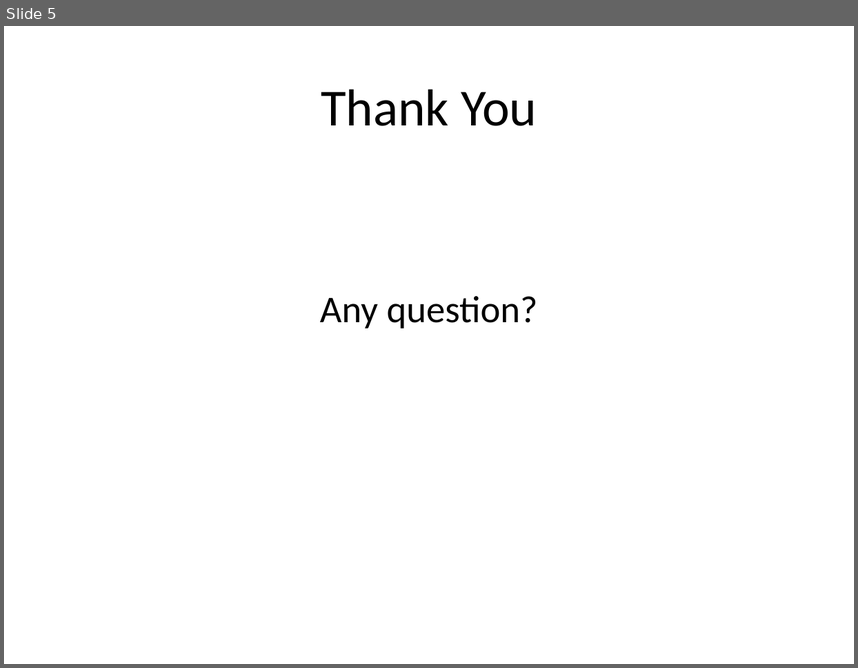
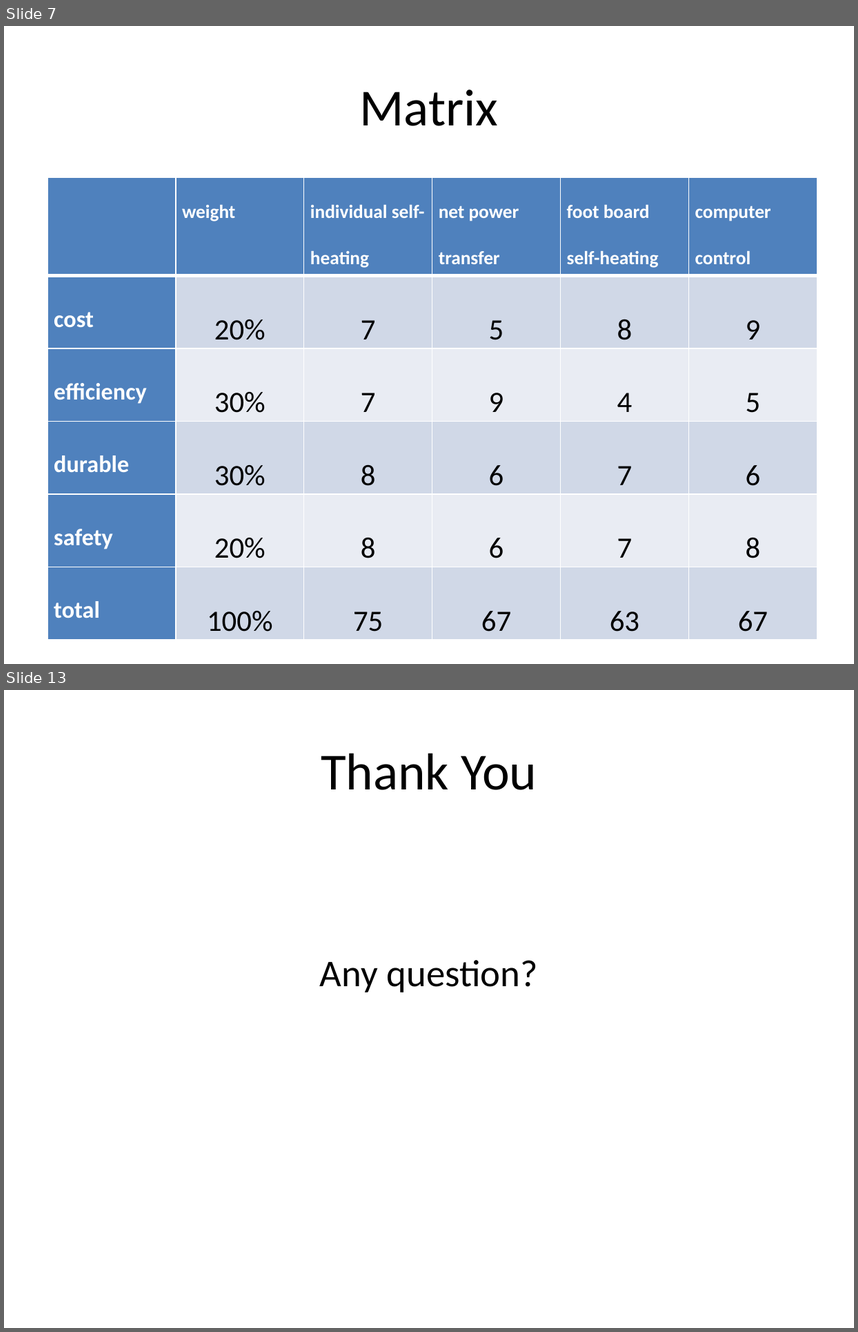
Before and after one commit to kaxi1111/SB, a slide deck: Final Research Presentation.pptx. Shown one above the other, each under a label of ours: slide 5 before the commit, slides 7 and 13 after it; the slides between them are not shown. The pictures are 858x668 and 858x1332 pixels, drawn with LibreOffice and Linux fonts; fonts in the diff are those of the drawing. Boxes give left, top, right and bottom in pixels: in the first picture for what was removed or moved away, otherwise in the second. Text is boxed around its words. In the diff, an @@ line names an element or a change of style, - is before the commit and + after.

```diff
--- a/Final Research Presentation.pptx
+++ b/Final Research Presentation.pptx
@@ slide 7 added at [4,26,854,664], background #FFFFFF @@
@@ title added at [359,89,498,126], 44 pt, text #000000 @@
+Matrix
@@ table added at [47,177,818,639], 6 rows, 6 columns @@
+ | weight | individual self-heating | net power transfer | foot board self-heating | computer control
+cost | 20% | 7 | 5 | 8 | 9
+efficiency | 30% | 7 | 9 | 4 | 5
+durable | 30% | 8 | 6 | 7 | 6
+safety | 20% | 8 | 6 | 7 | 8
+total | 100% | 75 | 67 | 63 | 67
@@ what was slide 5 is now slide 13 @@
```
Also in this commit, not shown: 3 slides changed, 8 other slides added, 1 slide removed, 2 other files.
